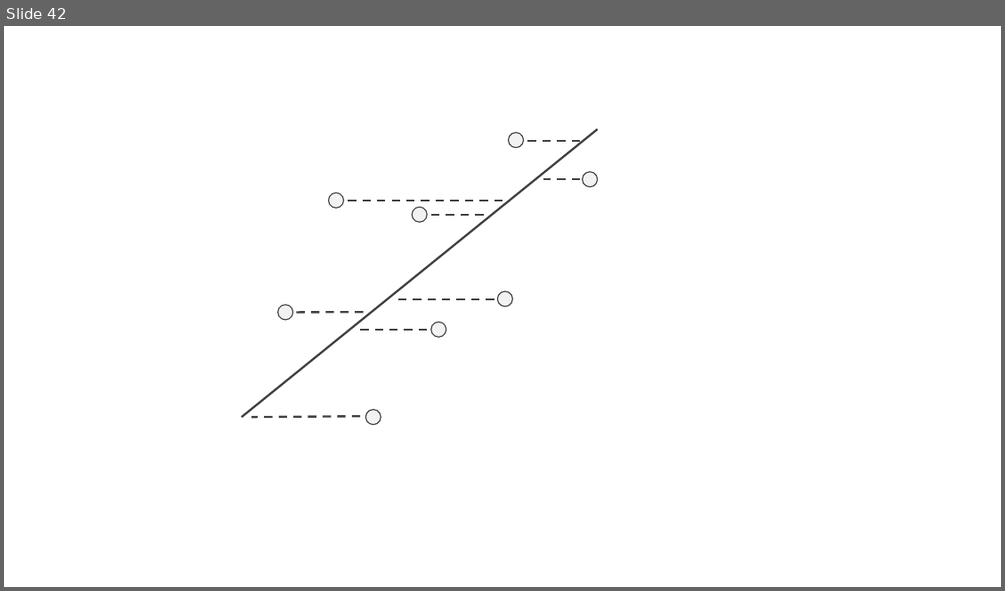
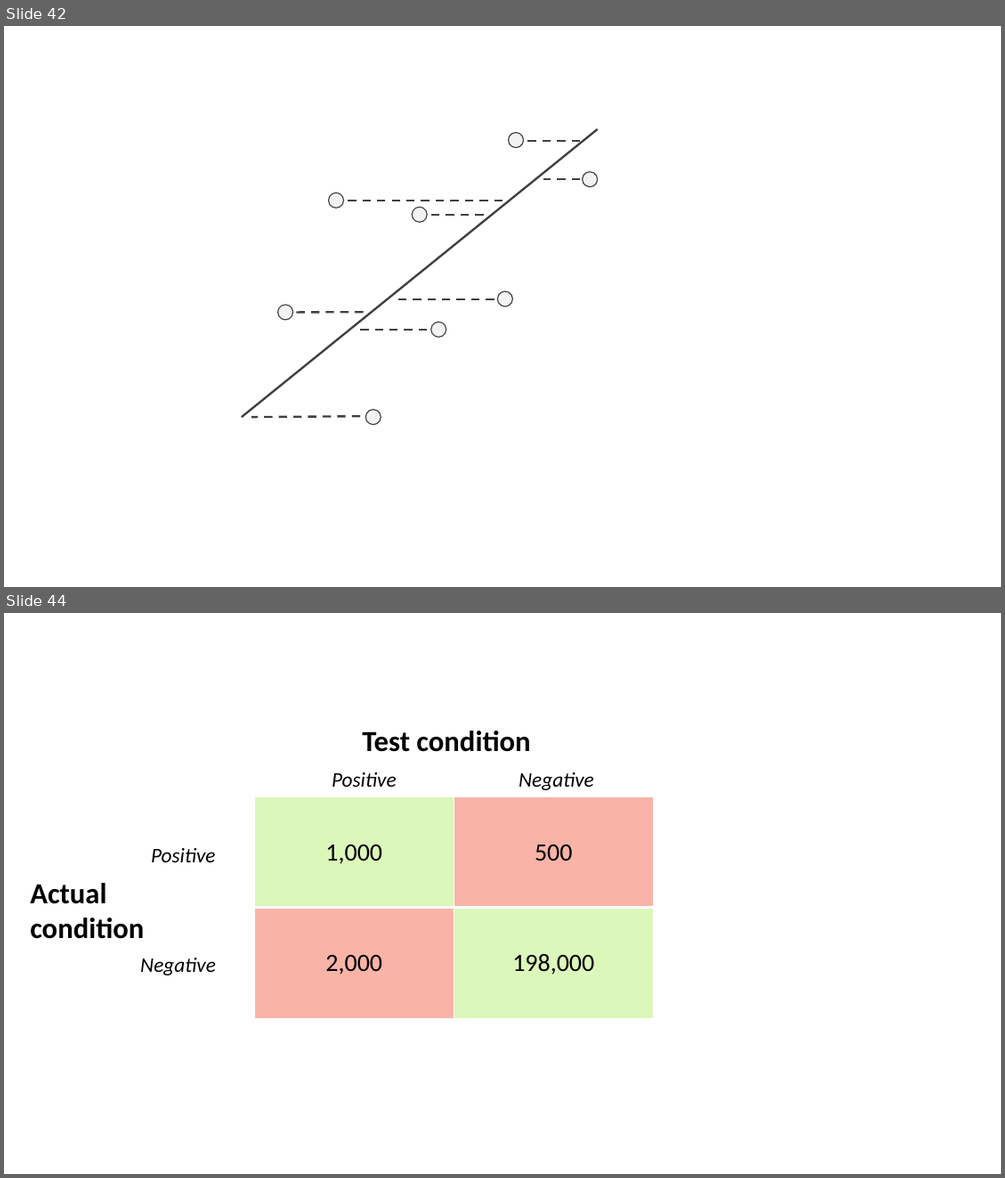
Before and after one commit to Multiscale-Biological-Modeling-Course/Multiscale-Biological-Modeling-Course.github.io, a slide deck: figures/MMBS Figures.pptx. Shown one above the other, each under a label of ours: slide 42 before the commit, slides 42 and 44 after it; the slides between them are not shown. The pictures are 1005x591 and 1005x1178 pixels, drawn with LibreOffice and Linux fonts; fonts in the diff are those of the drawing. Boxes give left, top, right and bottom in pixels: in the first picture for what was removed or moved away, otherwise in the second. Text is boxed around its words. In the diff, an @@ line names an element or a change of style, - is before the commit and + after.

```diff
--- a/figures/MMBS Figures.pptx
+++ b/figures/MMBS Figures.pptx
@@ slide 44 added at [4, 613, 1001, 1174], background #FFFFFF @@
@@ text added at [362, 730, 530, 752], 28 pt, text #000000, bold @@
+Test condition
@@ text added at [332, 772, 396, 787], 20 pt, text #000000, italic @@
+Positive
@@ text added at [518, 772, 594, 790], 20 pt, text #000000, italic @@
+Negative
@@ table added at [254, 797, 654, 1018], 2 rows, 2 columns @@
+1,000 | 500
+2,000 | 198,000
@@ text added at [151, 848, 216, 862], 20 pt, text #000000, italic @@
+Positive
@@ text added at [30, 883, 144, 939], 28 pt, text #000000, bold @@
+Actual
+condition
@@ text added at [140, 957, 216, 975], 20 pt, text #000000, italic @@
+Negative
```
Also in this commit, not shown: 1 other slide added, 1 other file.
